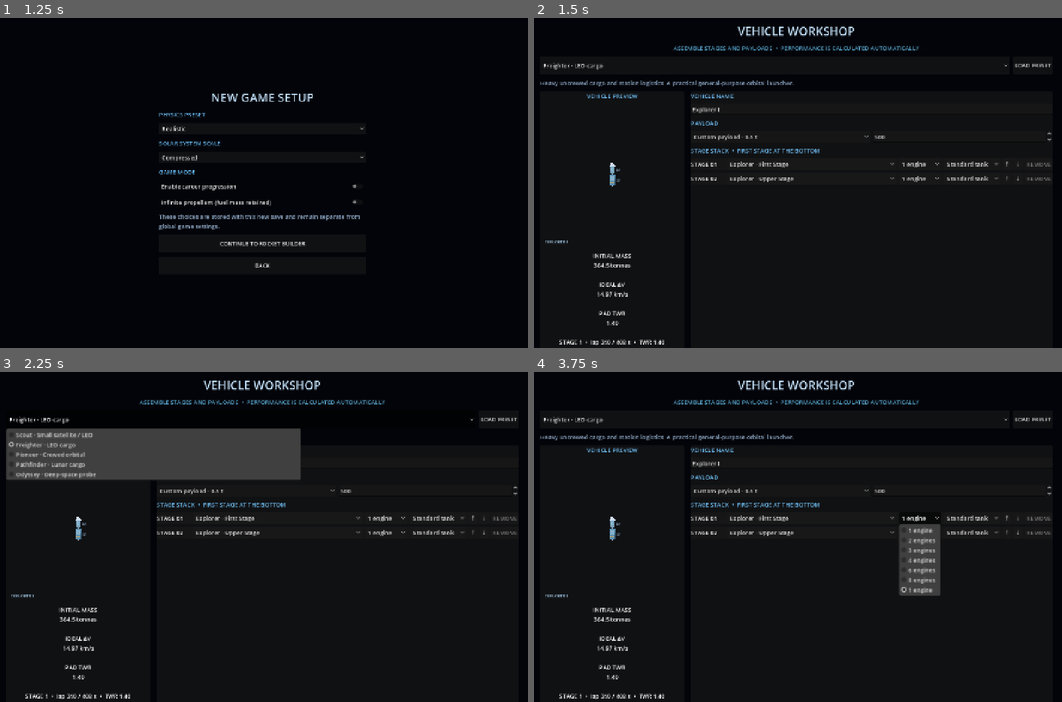
Above: before the commit, frames 1-4 (two rows, left to right).
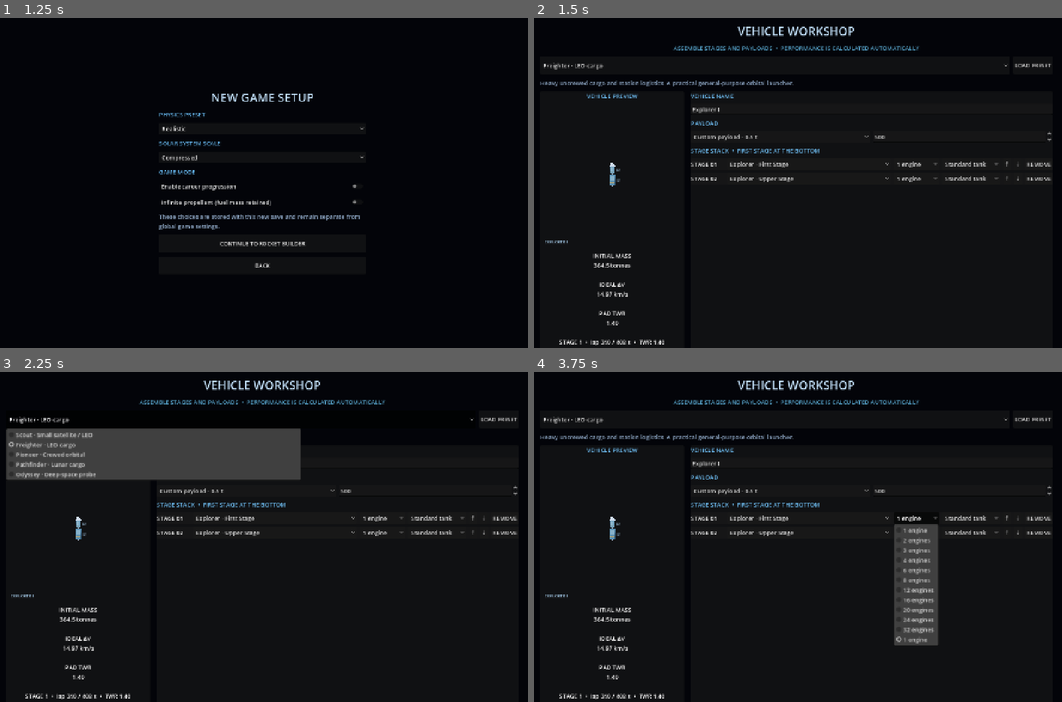
Above: after the commit, the same moments.

Repository: Blagos1195/Gravity-simulator
Game: Godot game, scene res://scenes/main.tscn
Same seed, same stepped clock (60 frames per second), same inputs: the game is played once before the commit and once after it.
Inputs:
- Up to frame 1 (1.25 s): click "NEW GAME" at 0.5 s
- Up to frame 2 (1.5 s): click "CONTINUE TO ROCKET BUILDER" at 1.25 s
- Up to frame 3 (2.25 s): click "Freighter · LEO cargo" at 2 s
- Up to frame 4 (3.75 s): click "Explorer · First Stage" at 2.75 s; click "1 engine" at 3.5 s

Frame 1 is identical in both runs. In frame 2, 0.3% of the frame differs, in the area x 66-98%, y 43-50%; in frame 3, 0.3%; in frame 4, 2.2%, in the area x 66-98%, y 43-83%.

Commit message:
Remove arbitrary spacecraft design limits (#16)
* Remove arbitrary vehicle design caps

* Allow unrestricted stage stacking and payload sizing

* Remove arbitrary workshop design limits

* Remove arbitrary workshop design limits

* Remove arbitrary workshop design limits

* Remove arbitrary workshop design limits

* Remove unused design calculations

* Expand payload mass entry range

* Cover unrestricted stage and engine configurations

* Fix stage test type inference

* Test single-stage designs without empty craft

* Remove practical payload entry ceiling

* Render full configurable engine clusters

* Fix engine cluster nozzle sizing

* Keep modded tank scale test unique

Diff:
--- a/Gravity/data/content_catalog.json
+++ b/Gravity/data/content_catalog.json
@@ -327,13 +327,17 @@
         {"id": "cargo", "label": "Cargo module · 8 t", "mass": 8000},
         {"id": "heavy_cargo", "label": "Heavy cargo · 12 t", "mass": 12000}
       ],
-      "engine_counts": [1, 2, 3, 4, 6, 8],
+      "engine_counts": [1, 2, 3, 4, 6, 8, 12, 16, 20, 24, 32],
       "tank_scales": [
         {"label": "Compact tank", "scale": 0.75},
         {"label": "Standard tank", "scale": 1.0},
-        {"label": "Extended tank", "scale": 1.25}
-      ],
-      "payload_mass_limits": {"minimum": 10, "maximum": 100000, "step": 10}
+        {"label": "Extended tank", "scale": 1.25},
+        {"label": "Large tank", "scale": 1.5},
+        {"label": "Heavy tank", "scale": 2.0},
+        {"label": "Oversized tank", "scale": 3.0},
+        {"label": "Very large tank", "scale": 5.0},
+        {"label": "Extreme tank", "scale": 10.0}
+      ]
     }
   }
 }
--- a/Gravity/scripts/content_catalog.gd
+++ b/Gravity/scripts/content_catalog.gd
@@ -315,7 +315,7 @@
 		var part_error := _numeric_fields_error(part, ["dry_mass", "fuel_capacity", "thrust", "vacuum_thrust", "flow", "engine_count"], "rocket stage part %s" % part_id)
 		if not part_error.is_empty():
 			return part_error
-		if not part.has("name") or float(part.dry_mass) <= 0.0 or float(part.fuel_capacity) <= 0.0 or float(part.thrust) <= 0.0 or float(part.vacuum_thrust) <= 0.0 or float(part.flow) <= 0.0 or int(part.engine_count) <= 0:
+		if not part.has("name") or float(part.dry_mass) <= 0.0 or float(part.fuel_capacity) <= 0.0 or float(part.thrust) <= 0.0 or float(part.vacuum_thrust) <= 0.0 or float(part.flow) <= 0.0 or int(part.engine_count) <= 0 or float(part.engine_count) != float(int(part.engine_count)):
 			return "Rocket stage part %s has invalid name or engine values." % part_id
 	var builder_options: Variant = rocket.get("builder_options")
 	if not builder_options is Dictionary:
@@ -326,13 +326,14 @@
 	if not payload_options is Array or payload_options.is_empty() or not engine_counts is Array or engine_counts.is_empty() or not tank_scales is Array or tank_scales.is_empty():
 		return "Rocket builder payloads, engine_counts and tank_scales must be non-empty arrays."
 	var payload_mass_limits: Variant = builder_options.get("payload_mass_limits")
-	if not payload_mass_limits is Dictionary:
-		return "Rocket payload_mass_limits must be an object."
-	var payload_limits_error := _numeric_fields_error(payload_mass_limits, ["minimum", "maximum", "step"], "rocket payload_mass_limits")
-	if not payload_limits_error.is_empty():
-		return payload_limits_error
-	if float(payload_mass_limits.minimum) <= 0.0 or float(payload_mass_limits.maximum) <= float(payload_mass_limits.minimum) or float(payload_mass_limits.step) <= 0.0:
-		return "Rocket payload mass limits must have a positive minimum, maximum and step."
+	if payload_mass_limits != null:
+		if not payload_mass_limits is Dictionary:
+			return "Rocket payload_mass_limits must be an object."
+		var payload_limits_error := _numeric_fields_error(payload_mass_limits, ["minimum", "maximum", "step"], "rocket payload_mass_limits")
+		if not payload_limits_error.is_empty():
+			return payload_limits_error
+		if float(payload_mass_limits.minimum) <= 0.0 or float(payload_mass_limits.maximum) <= float(payload_mass_limits.minimum) or float(payload_mass_limits.step) <= 0.0:
+			return "Rocket payload mass limits must have a positive minimum, maximum and step."
 	var payload_ids := {}
 	for payload_variant in payload_options:
 		if not payload_variant is Dictionary:
@@ -344,13 +345,13 @@
 		var payload_error := _numeric_fields_error(payload, ["mass"], "rocket payload %s" % payload_id)
 		if not payload_error.is_empty():
 			return payload_error
-		if float(payload.mass) < float(payload_mass_limits.minimum) or float(payload.mass) > float(payload_mass_limits.maximum):
+		if payload_mass_limits is Dictionary and (float(payload.mass) < float(payload_mass_limits.minimum) or float(payload.mass) > float(payload_mass_limits.maximum)):
 			return "Rocket payload %s mass is outside the configured payload limits." % payload_id
 		payload_ids[payload_id] = true
 	var engine_count_ids := {}
 	for engine_count in engine_counts:
-		if not (engine_count is int or engine_count is float) or int(engine_count) < 1 or int(engine_count) > 8 or float(engine_count) != float(int(engine_count)) or engine_count_ids.has(int(engine_count)):
-			return "Rocket builder engine_counts must contain unique whole numbers from 1 to 8."
+		if not (engine_count is int or engine_count is float) or int(engine_count) < 1 or float(engine_count) != float(int(engine_count)) or engine_count_ids.has(int(engine_count)):
+			return "Rocket builder engine_counts must contain unique positive whole numbers."
 		engine_count_ids[int(engine_count)] = true
 	var tank_scale_values := []
 	for tank_option_variant in tank_scales:
@@ -361,8 +362,8 @@
 		if not tank_error.is_empty():
 			return tank_error
 		var tank_scale := float(tank_option.scale)
-		if str(tank_option.get("label", "")).is_empty() or tank_scale <= 0.0 or tank_scale > 4.0 or tank_scale_values.has(tank_scale):
-			return "Rocket tank scale options need unique positive scales no greater than 4."
+		if str(tank_option.get("label", "")).is_empty() or tank_scale <= 0.0 or tank_scale_values.has(tank_scale):
+			return "Rocket tank scale options need unique positive scales."
 		tank_scale_values.append(tank_scale)
 	if not engine_count_ids.has(1) or not tank_scale_values.has(1.0):
 		return "Rocket builder options must include one engine and a standard 1.0 tank scale."
@@ -378,8 +379,8 @@
 		var design: Dictionary = design_variant
 		if not design.get("stages") is Array:
 			return "Rocket design %s must have a stages array." % str(design.get("name", "unnamed"))
-		if design.stages.size() < 2 or design.stages.size() > 8:
-			return "Rocket design %s must have between 2 and 8 stages." % str(design.get("name", "unnamed"))
+		if design.stages.is_empty():
+			return "Rocket design %s must have at least one stage." % str(design.get("name", "unnamed"))
 		var design_error := _numeric_fields_error(design, ["payload_mass"], "rocket design %s" % str(design.get("name", "unnamed")))
 		if not design_error.is_empty():
 			return design_error
--- a/Gravity/scripts/main.gd
+++ b/Gravity/scripts/main.gd
@@ -398,9 +398,9 @@
 	payload_row.add_child(payload_selector)
 	var payload_limits := RocketDesign.payload_mass_limits()
 	var payload_mass_input := SpinBox.new()
-	payload_mass_input.min_value = float(payload_limits.get("minimum", 10.0))
-	payload_mass_input.max_value = float(payload_limits.get("maximum", 100000.0))
-	payload_mass_input.step = float(payload_limits.get("step", 10.0))
+	payload_mass_input.min_value = float(payload_limits.get("minimum", 0.001))
+	payload_mass_input.max_value = float(payload_limits.get("maximum", 1.0e300))
+	payload_mass_input.step = float(payload_limits.get("step", 1.0))
 	payload_mass_input.value = current_payload_mass
 	payload_mass_input.size_flags_horizontal = Control.SIZE_EXPAND_FILL
 	payload_mass_input.tooltip_text = "Set the payload mass directly in kilograms."
@@ -541,8 +541,6 @@
 		new_stage_selector.add_item(str(part_option.label))
 		new_stage_selector.set_item_metadata(new_stage_selector.item_count - 1, str(part_option.id))
 	_add_button(component_row, "ADD STAGE", func():
-		if rocket_design["stages"].size() >= RocketDesign.MAX_STAGES:
-			return
 		var new_stage := RocketDesign.configure_stage(str(new_stage_selector.get_item_metadata(new_stage_selector.selected)), 1, 1.0)
 		if not new_stage.is_empty():
 			rocket_design["stages"].append(new_stage)
--- a/Gravity/scripts/rocket_design.gd
+++ b/Gravity/scripts/rocket_design.gd
@@ -4,11 +4,8 @@
 const ContentCatalog = preload("res://scripts/content_catalog.gd")
 
 const G0 := 9.80665
-const MIN_STAGES := 2
-const MAX_STAGES := 8
-const MAX_TOTAL_MASS := 5000000.0
+const MIN_STAGES := 1
 const MIN_TOTAL_DELTA_V := 8500.0
-const MAX_TOTAL_DELTA_V := 16500.0
 
 static func _rocket_catalog() -> Dictionary:
 	var catalog: Dictionary = ContentCatalog.get_catalog()
@@ -19,7 +16,11 @@
 	return options.duplicate(true)
 
 static func payload_mass_limits() -> Dictionary:
-	var limits: Dictionary = _rocket_catalog().get("builder_options", {}).get("payload_mass_limits", {})
+	var limits: Dictionary = _rocket_catalog().get("builder_options", {}).get("payload_mass_limits", {
+		"minimum": 0.001,
+		"maximum": 1.0e300,
+		"step": 1.0
+	})
 	return limits.duplicate(true)
 
 static func engine_count_options() -> Array:
@@ -175,15 +176,15 @@
 	var payload_limits := payload_mass_limits()
 	var minimum_payload := float(payload_limits.get("minimum", 10.0))
 	var maximum_payload := float(payload_limits.get("maximum", 100000.0))
-	if stages.size() < MIN_STAGES or stages.size() > MAX_STAGES:
-		errors.append("A vehicle must have between 2 and 8 stages.")
-	if payload < minimum_payload or payload > maximum_payload:
-		errors.append("Payload must be between %.0f kg and %.0f kg." % [minimum_payload, maximum_payload])
+	if stages.size() < MIN_STAGES:
+		errors.append("A vehicle must have at least one stage.")
+	if payload <= 0.0:
+		errors.append("Payload mass must be positive.")
+	elif _rocket_catalog().get("builder_options", {}).has("payload_mass_limits") and (payload < minimum_payload or payload > maximum_payload):
+		errors.append("Payload must be between %.3f kg and %.0f kg." % [minimum_payload, maximum_payload])
 	if stages.is_empty():
 		return errors
 	var total_mass := total_initial_mass(design)
-	if total_mass > MAX_TOTAL_MASS:
-		errors.append("Total launch mass cannot exceed 5,000 tonnes.")
 	if total_mass <= 0.0:
 		errors.append("Total vehicle mass must be positive.")
 	for i in range(stages.size()):
@@ -194,48 +195,26 @@
 		var vacuum_thrust := float(stage.get("vacuum_thrust", 0.0))
 		var flow := float(stage.get("flow", 0.0))
 		var engines := int(stage.get("engine_count", 0))
-		if dry < 500.0 or dry > 200000.0:
-			errors.append("Stage %d dry mass must be 500–200,000 kg." % (i + 1))
-		if fuel < 500.0 or fuel > 1000000.0:
-			errors.append("Stage %d propellant must be 500–1,000,000 kg." % (i + 1))
-		if sea_thrust < 100000.0 or sea_thrust > 20000000.0:
-			errors.append("Stage %d sea-level thrust per engine must be 0.1–20 MN." % (i + 1))
-		if vacuum_thrust < 100000.0 or vacuum_thrust > 22000000.0:
-			errors.append("Stage %d vacuum thrust per engine must be 0.1–22 MN." % (i + 1))
-		if flow < 20.0 or flow > 8000.0:
-			errors.append("Stage %d fuel flow per engine must be 20–8,000 kg/s." % (i + 1))
-		if engines < 1 or engines > 8:
-			errors.append("Stage %d must have between 1 and 8 engines." % (i + 1))
 		if dry <= 0.0 or fuel <= 0.0 or flow <= 0.0 or sea_thrust <= 0.0 or vacuum_thrust <= 0.0:
+			errors.append("Stage %d mass, propellant, thrust and flow values must all be positive." % (i + 1))
+		if engines < 1:
+			errors.append("Stage %d must have at least one engine." % (i + 1))
+		if dry <= 0.0 or fuel <= 0.0 or flow <= 0.0 or sea_thrust <= 0.0 or vacuum_thrust <= 0.0 or engines < 1:
 			continue
-		var dry_fraction := dry / (dry + fuel)
-		if dry_fraction < 0.05 or dry_fraction > 0.35:
-			errors.append("Stage %d has an unrealistic dry-mass-to-propellant ratio." % (i + 1))
 		if vacuum_thrust < sea_thrust:
 			errors.append("Stage %d vacuum thrust cannot be lower than sea-level thrust." % (i + 1))
 		var sea_isp := stage_specific_impulse(stage, false)
 		var vacuum_isp := stage_specific_impulse(stage, true)
-		if sea_isp < 220.0 or sea_isp > 380.0:
-			errors.append("Stage %d sea-level engine efficiency must be 220–380 seconds Isp." % (i + 1))
-		if vacuum_isp < 250.0 or vacuum_isp > 465.0:
-			errors.append("Stage %d vacuum engine efficiency must be 250–465 seconds Isp." % (i + 1))
-		if vacuum_isp < sea_isp or vacuum_isp - sea_isp > 120.0:
-			errors.append("Stage %d has an unrealistic sea-level/vacuum efficiency difference." % (i + 1))
+		if sea_isp <= 0.0 or vacuum_isp <= 0.0:
+			errors.append("Stage %d must have positive engine efficiency." % (i + 1))
 		var ignition_mass := stage_ignition_mass(design, i)
 		var ignition_thrust := sea_thrust if i == 0 else vacuum_thrust
 		var thrust_to_weight := ignition_thrust * engines / maxf(1.0, ignition_mass * G0)
-		var burnout_mass := ignition_mass - fuel
-		var burnout_twr := ignition_thrust * engines / maxf(1.0, burnout_mass * G0)
-		if i == 0 and (thrust_to_weight < 1.1 or thrust_to_weight > 2.5):
-			errors.append("First-stage pad TWR must be between 1.10 and 2.50.")
-		elif i > 0 and (thrust_to_weight < 0.65 or thrust_to_weight > 3.5):
-			errors.append("Stage %d ignition TWR must be between 0.65 and 3.50 to sustain a practical ascent or orbital burn." % (i + 1))
-		if burnout_twr > 8.0:
-			errors.append("Stage %d burnout acceleration is too high; reduce thrust or increase dry mass." % (i + 1))
+		if i == 0 and thrust_to_weight < 1.0:
+			errors.append("First-stage pad TWR must be at least 1.00 to lift off from Earth.")
 	if total_mass > 0.0 and stages.size() >= MIN_STAGES:
 		var delta_v := total_delta_v(design)
 		if delta_v < MIN_TOTAL_DELTA_V:
 			errors.append("Vehicle ideal delta-v is too low for a credible Earth launch (minimum 8.5 km/s).")
-		if delta_v > MAX_TOTAL_DELTA_V:
-			errors.append("Vehicle ideal delta-v exceeds the 16.5 km/s design limit.")
+
 	return errors
--- a/Gravity/scripts/rocket_visual.gd
+++ b/Gravity/scripts/rocket_visual.gd
@@ -38,7 +38,8 @@
 	for i in range(visible_stages.size()):
 		var stage: Dictionary = visible_stages[i]
 		var mass := float(stage.get("dry_mass", 0.0)) + float(stage.get("fuel_capacity", 0.0))
-		var width := clampf(9.0 + 7.0 * sqrt(mass / maxf(1.0, stack_mass)), 10.0, 17.0)
+		var engine_count := maxi(1, int(stage.get("engine_count", 1)))
+		var width := clampf(9.0 + 7.0 * sqrt(mass / maxf(1.0, stack_mass)) + 1.5 * sqrt(float(engine_count - 1)), 10.0, 28.0)
 		widest_stage = maxf(widest_stage, width)
 	var payload_type := str(design.get("payload_type", "probe"))
 	var payload_width := widest_stage * 0.66
@@ -57,7 +58,8 @@
 		var stage: Dictionary = visible_stages[i]
 		var height := heights[i]
 		var mass := float(stage.get("dry_mass", 0.0)) + float(stage.get("fuel_capacity", 0.0))
-		var width := clampf(9.0 + 7.0 * sqrt(mass / maxf(1.0, stack_mass)), 10.0, 17.0)
+		var engine_count := maxi(1, int(stage.get("engine_count", 1)))
+		var width := clampf(9.0 + 7.0 * sqrt(mass / maxf(1.0, stack_mass)) + 1.5 * sqrt(float(engine_count - 1)), 10.0, 28.0)
 		var half := width * 0.5
 		var body_color := Color(0.35, 0.57, 0.71) if i % 2 == 0 else Color(0.43, 0.63, 0.75)
 		_polygon(canvas, origin, [Vector2(-half, y), Vector2(half, y), Vector2(half * 0.92, y + height), Vector2(-half * 0.92, y + height)], rotation, scale, body_color)
@@ -67,9 +69,9 @@
 		_line(canvas, origin, Vector2(half, y), Vector2(half * 0.92, y + height), rotation, scale, Color(0.18, 0.32, 0.43), 0.9)
 		if show_stage_labels:
 			canvas.draw_string(ThemeDB.fallback_font, _point(origin, Vector2(half + 4.0, y + height * 0.65), rotation, scale), "S%d" % (active_stage_index + i + 1), HORIZONTAL_ALIGNMENT_LEFT, -1, 9, Color(0.65, 0.8, 0.92))
-		var engines := clampi(int(stage.get("engine_count", 1)), 1, 8)
-		var nozzle_width := minf(2.5, width * 0.13)
-		var spacing := minf(width * 0.62, 3.2 * float(maxi(1, engines - 1)))
+		var engines := maxi(1, int(stage.get("engine_count", 1)))
+		var spacing := width * 0.76 / float(maxi(1, engines - 1))
+		var nozzle_width := minf(minf(2.5, width * 0.13), maxf(0.35, spacing * 0.38))
 		for engine_index in range(engines):
 			var engine_x := (float(engine_index) - float(engines - 1) * 0.5) * spacing
 			_polygon(canvas, origin, [Vector2(engine_x - nozzle_width, y + height), Vector2(engine_x + nozzle_width, y + height), Vector2(engine_x + nozzle_width * 0.7, y + height + 4.0), Vector2(engine_x - nozzle_width * 0.7, y + height + 4.0)], rotation, scale, Color(0.56, 0.61, 0.68))
--- a/Gravity/tests/rocket_design_test.gd
+++ b/Gravity/tests/rocket_design_test.gd
@@ -39,17 +39,28 @@
 	heavier["payload_mass"] = 5000.0
 	assert(RocketDesign.total_delta_v(heavier) < RocketDesign.total_delta_v(design))
 	var invalid_engine_count := design.duplicate(true)
-	invalid_engine_count["stages"][1]["engine_count"] = 9
+	invalid_engine_count["stages"][1]["engine_count"] = 0
 	assert(not RocketDesign.validation_errors(invalid_engine_count).is_empty())
-	var weak_upper_stage := design.duplicate(true)
-	weak_upper_stage["stages"][1]["vacuum_thrust"] = 100000.0
-	weak_upper_stage["stages"][1]["thrust"] = 80000.0
-	weak_upper_stage["stages"][1]["flow"] = 25.3
-	var weak_stage_errors := RocketDesign.validation_errors(weak_upper_stage)
-	assert(not weak_stage_errors.is_empty())
-	assert(str(weak_stage_errors).contains("ignition TWR"))
+	var low_thrust_upper_stage := design.duplicate(true)
+	low_thrust_upper_stage["stages"][1]["vacuum_thrust"] = 100000.0
+	low_thrust_upper_stage["stages"][1]["thrust"] = 80000.0
+	low_thrust_upper_stage["stages"][1]["flow"] = 25.3
+	assert(RocketDesign.validation_errors(low_thrust_upper_stage).is_empty())
+	var single_stage_design := {
+		"name": "Single Stage",
+		"payload_mass": 500.0,
+		"stages": [{
+			"dry_mass": 5000.0,
+			"fuel_capacity": 100000.0,
+			"thrust": 3000000.0,
+			"vacuum_thrust": 3500000.0,
+			"flow": 1000.0,
+			"engine_count": 1
+		}]
+	}
+	assert(RocketDesign.validation_errors(single_stage_design).is_empty())
 	var incomplete := design.duplicate(true)
-	incomplete["stages"].pop_back()
+	incomplete["stages"].clear()
 	assert(not RocketDesign.validation_errors(incomplete).is_empty())
 	for preset in RocketDesign.preset_options():
 		var preset_id := str(preset.get("id", ""))
@@ -58,8 +69,22 @@
 		assert(preset_errors.is_empty(), "%s: %s" % [preset_id, str(preset_errors)])
 	var odyssey := RocketDesign.create_preset("DEEP_SPACE")
 	assert(is_equal_approx(RocketDesign.total_initial_mass(odyssey), 448500.0))
-	assert(RocketDesign.total_delta_v(odyssey) < RocketDesign.MAX_TOTAL_DELTA_V)
 	assert(RocketDesign.total_delta_v(odyssey) > RocketDesign.MIN_TOTAL_DELTA_V)
+	var extended_design := design.duplicate(true)
+	var light_stage: Dictionary = design["stages"][1].duplicate(true)
+	light_stage["dry_mass"] = 500.0
+	light_stage["fuel_capacity"] = 500.0
+	light_stage["thrust"] = 1000000.0
+	light_stage["vacuum_thrust"] = 1100000.0
+	light_stage["flow"] = 300.0
+	for i in range(7):
+		extended_design["stages"].append(light_stage.duplicate(true))
+	assert(extended_design["stages"].size() == 9)
+	assert(RocketDesign.validation_errors(extended_design).is_empty())
+	var high_engine_stage := RocketDesign.configure_stage("explorer_first_stage", 12, 10.0)
+	assert(not high_engine_stage.is_empty())
+	assert(int(high_engine_stage.engine_count) == 12)
+	assert(is_equal_approx(float(high_engine_stage.fuel_capacity), 3000000.0))
 	assert(RocketDesign.engine_count_options().has(5) == false)
 	assert(RocketDesign.payload_options().size() >= 5)
 	assert(RocketDesign.tank_scale_options().size() >= 3)
@@ -130,7 +155,7 @@
 			"builder_options": {
 				"engine_counts_add": [5],
 				"payloads_add": [{"id": "test_payload", "label": "Test payload · 2 t", "mass": 2000.0}],
-				"tank_scales_add": [{"label": "Test tank", "scale": 1.5}]
+				"tank_scales_add": [{"label": "Test tank", "scale": 2.5}]
 			}
 		}
 	}
@@ -151,7 +176,7 @@
 	assert(has_test_payload)
 	var has_test_tank_scale := false
 	for tank_option in RocketDesign.tank_scale_options():
-		if is_equal_approx(float(tank_option.scale), 1.5):
+		if is_equal_approx(float(tank_option.scale), 2.5):
 			has_test_tank_scale = true
 	assert(has_test_tank_scale)
 	var modded_stage := RocketDesign.configure_stage("explorer_first_stage", 5, 1.5)
Not shown, changed: Gravity/MODDING.md
